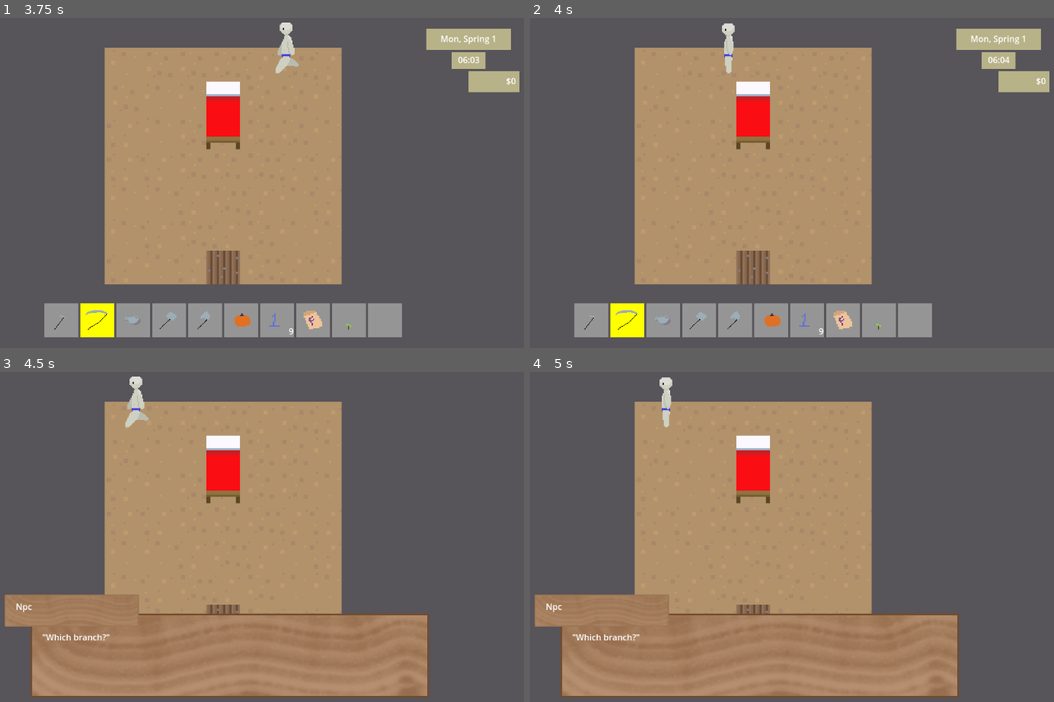
Above: before the commit, frames 1-4 (two rows, left to right).
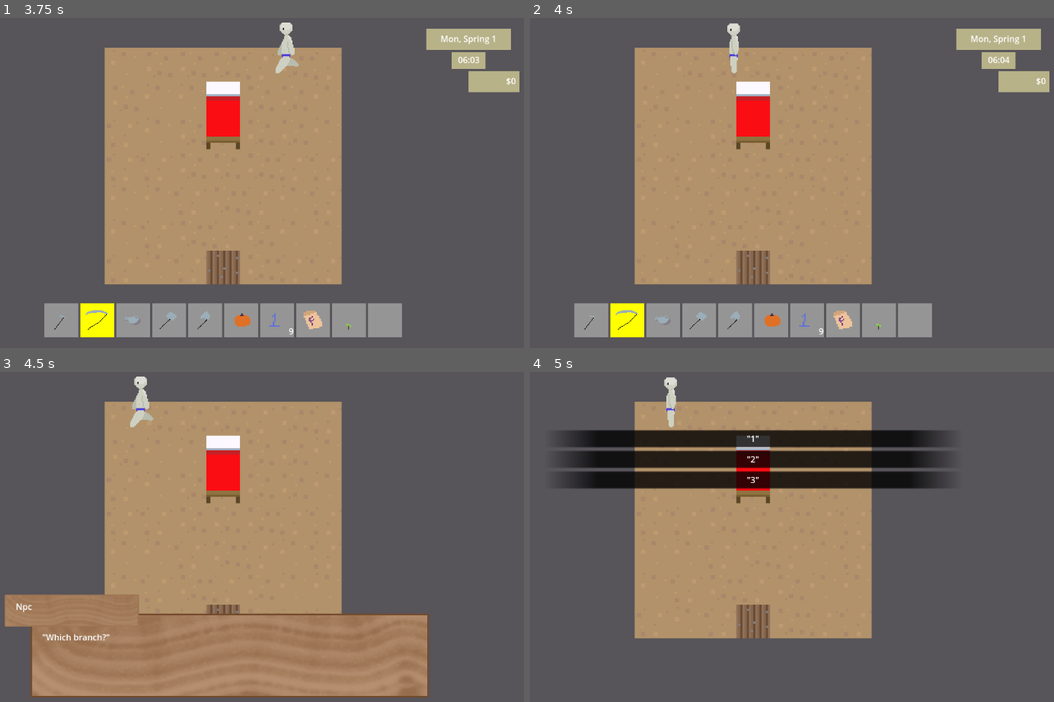
Above: after the commit, the same moments.

Repository: ellis-matthew4/farming-game-framework
Game: Godot game, scene res://scenes/map.tscn
The game is run twice, just before and just after one commit, with the same random seed, the same clock (stepped at 60 frames per second) and the same inputs.
Inputs (mouse positions are in pixels of both pictures, inside the frame that each line leads up to):
- Up to frame 1 (3.75 s): tap Enter at 0.5, 2 s; move the mouse to (62, 321) at 0.52 s; press the mouse at (62, 321) at 0.53 s; hold D (move_right) 0.53-1.28 s; tap E (ux_select, bound only before the commit) at 0.8, 1.35, 2.3 s; tap Space at 1.25, 2.75 s; move the mouse to (99, 321) at 1.27 s; release the mouse at (99, 321) at 1.28 s; hold S (move_down) 1.28-2.03 s; click (99, 321) at 1.55 s; move the mouse to (131, 321) at 2.02 s; press the mouse at (131, 321) at 2.03 s; hold D (move_right) 2.03-2.78 s; move the mouse to (167, 321) at 2.77 s; release the mouse at (167, 321) at 2.78 s; hold W (move_up) 2.78-3.53 s; tap Shift (ux_modify) at 2.85 s; click (167, 321) at 3.05 s; move the mouse to (204, 321) at 3.52 s; hold A (move_left) from 3.53 s (still down); tap Mouse wheel down (ux_mwd) at 3.6 s; click (204, 321) at 3.67 s
- Up to frame 2 (4 s): keep holding A (move_left); tap E (ux_select, bound only before the commit) at 3.8 s
- Up to frame 3 (4.5 s): keep holding A (move_left); tap P (debug_talk) at 4.15 s; move the mouse to (41, 484) at 4.27 s; tap Mouse wheel up (ux_mwu) at 4.35 s
- Up to frame 4 (5 s): keep holding A (move_left); click (571, 484) at 4.55 s

Frame 1 is identical in both runs. In frame 2, 0.3% of the frame differs, in the area x 36-41%, y 1-17%; in frame 3, 0.3%; in frame 4, 31%, in the area x 0-82%, y 1-99%.

Commit message:
finished events

Diff:
--- a/src/project.godot
+++ b/src/project.godot
@@ -109,6 +109,7 @@
 "deadzone": 0.5,
 "events": [Object(InputEventJoypadButton,"resource_local_to_scene":false,"resource_name":"","device":-1,"button_index":0,"pressure":0.0,"pressed":true,"script":null)
 , Object(InputEventMouseButton,"resource_local_to_scene":false,"resource_name":"","device":-1,"window_id":0,"alt_presse …(227 unchanged characters)…
+, Object(InputEventKey,"resource_local_to_scene":false,"resource_name":"","device":-1,"window_id":0,"alt_pressed":false,"shift_pressed":false,"ctrl_pressed":false,"meta_pressed":false,"pressed":false,"keycode":0,"physical_keycode":69,"key_label":0,"unicode":101,"echo":false,"script":null)
 ]
 }
 player_cancel={
@@ -168,12 +169,6 @@
 , Object(InputEventJoypadMotion,"resource_local_to_scene":false,"resource_name":"","device":-1,"axis":4,"axis_value":1.0,"script":null)
 ]
 }
-ux_select={
-"deadzone": 0.5,
-"events": [Object(InputEventKey,"resource_local_to_scene":false,"resource_name":"","device":-1,"window_id":0,"alt_pressed":false,"shift_pressed":false,"ctrl_pressed":false,"meta_pressed":false,"pressed":false,"keycode":0,"physical_keycode":69,"key_label":0,"unicode":101,"echo":false,"script":null)
-, Object(InputEventJoypadButton,"resource_local_to_scene":false,"resource_name":"","device":-1,"button_index":0,"pressure":0.0,"pressed":true,"script":null)
-]
-}
 ux_left_click={
 "deadzone": 0.5,
 "events": [Object(InputEventMouseButton,"resource_local_to_scene":false,"resource_name":"","device":-1,"window_id":0,"a …(241 unchanged characters)…
--- a/src/scripts/NPC.gd
+++ b/src/scripts/NPC.gd
@@ -32,6 +32,7 @@
 
 var buffered_anim
 var buffered_flip
+var event_mode = false
 
 signal turn(dir)
 signal walk
@@ -59,6 +60,9 @@
     birth_month = int(birthday.split('/')[0])
     birth_day = int(birthday.split('/')[1])
 
+func set_event_mode(mode):
+  event_mode = mode
+
 func _parse(data):
   var result = {}
   for key in data.keys():
@@ -69,10 +73,14 @@
   return result
 
 func teleport_based_on_schedule():
+  travel_stack = []
+  velocity = Vector2(0,0)
+  moving = false
   for t in schedule.keys():
     if int(t) > Globals.clock.time:
       var pos = schedule[t].back()
       global_position = Vector2(pos.x, pos.y)
+      origin = global_position
       return
   global_position = origin
 
@@ -126,9 +134,10 @@
       else:
         if !wandering:
           emit_signal('finished_traveling')
-          wandering = true
-          origin = global_position
-          _set_bounds()
+          if not event_mode:
+            wandering = true
+            origin = global_position
+            _set_bounds()
           rto_tick = return_to_origin_tick()
     else:
       velocity = target_vec() * Globals.WALK_SPEED / 2
@@ -140,12 +149,16 @@
       Vector2(origin.x + Globals.MAP_GRID_SIZE, global_position.y + Globals.MAP_GRID_SIZE),
     ]
 
+func _already_there(pos):
+  return global_position == Vector2(pos.x, pos.y)
+
 func _on_clock_tick():
   var time = str(Globals.clock.time)
   if schedule.has(time):
-    travel_stack.append_array(schedule[time])
-    moving = true
-    wandering = false
+    if not _already_there(schedule[time].back()):
+      travel_stack.append_array(schedule[time])
+      moving = true
+      wandering = false
   if rto_tick == int(time):
     if global_position == origin:
       return
--- a/src/scripts/globals.gd
+++ b/src/scripts/globals.gd
@@ -25,6 +25,7 @@
   set(value):
     if value == false:
       emit_signal('transition_queue_clear')
+var last_event_at = 0
 
 # Instances - Important dynamically-loaded "singletons"
 var player
@@ -155,6 +156,7 @@
   print("Setting weather to ", weather)
   calendar.parse_day(day)
   dialog_stack = DialogDatabase.get_stack()
+  last_event_at = 0
 
 func repopulate_quick_inventory():
   if is_instance_valid(menuLayer):
@@ -174,6 +176,7 @@
   menuLayer.xdl_call(label)
   await menuLayer.xdl_done
   movement_blocked = false
+  time_stopped = false
   get_tree().call_group('NPC', 'end_dialog')
 
 func npc_talk_label(label):
@@ -181,6 +184,7 @@
   menuLayer.xdl_call(label)
   await menuLayer.xdl_done
   movement_blocked = false
+  time_stopped = false
 
 func find_npc(id):
   for n in get_tree().get_nodes_in_group('NPC'):
--- a/src/scripts/ingame_menu.gd
+++ b/src/scripts/ingame_menu.gd
@@ -23,7 +23,7 @@
 
 func _process(delta):
   if focused_menu:
-    if Input.is_action_just_pressed("ux_select"):
+    if Input.is_action_just_pressed("player_interact"):
       instanced_menu.focus()
       focused_menu = false
     elif Input.is_action_just_pressed("ux_left"):
--- a/src/scripts/inventory_menu.gd
+++ b/src/scripts/inventory_menu.gd
@@ -69,7 +69,7 @@
         held_index = -1
       else:
         emit_signal("cancel")
-    elif (mouse_activity and Input.is_action_just_pressed("ux_left_click")) or Input.is_action_just_pressed("ux_select"):
+    elif (mouse_activity and Input.is_action_just_pressed("ux_left_click")) or Input.is_action_just_pressed("player_interact"):
       var idx = grid.get_current() - 1
       var n = InventoryGrid.get_child(idx)
       var item = n.item
--- a/src/scripts/loading_zone.gd
+++ b/src/scripts/loading_zone.gd
@@ -25,10 +25,14 @@
     emit_signal("player_exited", self)
 
 func _on_player_entered(zone):
+  if Globals.clock.time < Globals.last_event_at + 180:
+    return
   var event_id = ready_to_show_event()
   if event_id != null:
     await Globals.transition_queue_clear
+    Globals.last_event_at = Globals.clock.time
     Globals.npc_talk_label(event_id)
+    Globals.time_stopped = true
 
 
 func overlapping_npcs():
--- a/src/xdl/Display.gd
+++ b/src/xdl/Display.gd
@@ -75,7 +75,7 @@
     if len(stack) > 0: #Triggers upon calling or jumping
       if len(stack[0]) == 0:
         stack.pop_front()
-      if Input.is_action_just_pressed("ux_select"):
+      if Input.is_action_just_pressed("player_interact"):
         nextLine()
       elif skip:
         if len(stack) > 0:
@@ -83,7 +83,7 @@
             nextLine()
         else:
           end()
-    elif Input.is_action_just_pressed("ux_select") and working:
+    elif Input.is_action_just_pressed("player_interact") and working:
       end()
       # get_tree().call_group("playable_characters", "showGUI") #My games' command to show the HUD
   if Input.is_key_pressed(KEY_CTRL):
@@ -167,16 +167,25 @@
 func show_npc():
   var args = line['args']
   var n = Globals.find_npc(args[0])
+  n.travel_stack = []
+  n.velocity = Vector2(0,0)
+  n.moving = false
+  n.set_event_mode(true)
   if args[0] == 'player':
+    print('moving player')
     Globals.player.follow_dummy = true
   n.show()
   if args[4] == 'teleport':
-    n.global_position = Vector2(int(args[0]), int(args[1]))
+    n.travel_stack.append(Vector3(int(args[1]),int(args[2]),1))
   elif args[4] == 'walk':
-    n.travel_stack.append(Vector3(args[1],args[2],0))
-    var dir = _direction(args[3])
-    n.travel_stack.append(Vector3(dir.x, dir.y, 2))
-  await n.finished_traveling
+    n.travel_stack.append(Vector3(int(args[1]),int(args[2]),0))
+  var dir = _direction(args[3])
+  n.travel_stack.append(Vector3(dir.x, dir.y, 2))
+  n.moving = true
+  if n.moving:
+    print('waiting for ', args[0])
+    await n.finished_traveling
+    print('done waiting for ', args[0])
   Globals.player.follow_dummy = false
   nextLine()
 
@@ -199,8 +208,10 @@
 func cleanup_after_event():
   get_tree().call_group('NPC', 'show')
   get_tree().call_group('NPC', 'teleport_based_on_schedule')
+  get_tree().call_group('NPC', 'set_event_mode', false)
   var p = Globals.player
   p.show()
+  Globals.movement_blocked = false
   nextLine()
 
 func _call(label):
@@ -347,6 +358,7 @@
 func play():
   $AnimationPlayer.play(line["anim"])
   await $AnimationPlayer.animation_finished
+  print("Finished ", line["anim"])
   nextLine()
 
 func condition():
--- a/src/xdl/output/sample.json
+++ b/src/xdl/output/sample.json
@@ -1 +1 @@
-{"labels": {"sample_npc_interact1": [{"action": "dialogue",  …(1837 unchanged characters)… {"action": "show_npc", "args": ["npc", "688", "64", "left", "teleport"]}, {"action": "show_npc", "args": ["player", "-544", "16", "left", "teleport"]}, {"action": "play", "anim": "fadein"}, {"action": "window", "value": "show"}, {"action": "adialogue", "String": "\"Nice cock, bro.\""}, {"action": "cleanup_after_event"}]}}
+{"labels": {"sample_npc_interact1": [{"action": "dialogue",  …(1837 unchanged characters)… {"action": "show_npc", "args": ["npc", "-688", "64", "left", "teleport"]}, {"action": "show_npc", "args": ["player", "-544", "16", "left", "teleport"]}, {"action": "play", "anim": "fadein"}, {"action": "window", "value": "show"}, {"action": "dialogue", "char": "npc", "String": "\"Nice cock, bro.\""}, {"action": "window", "value": "hide"}, {"action": "show_npc", "args": ["npc", "-576", "64", "right", "walk"]}, {"action": "show_npc", "args": ["npc", "-576", "16", "right", "walk"]}, {"action": "window", "value": "show"}, {"action": "dialogue", "char": "npc", "String": "\"Mine's bigger.\""}, {"action": "window", "value": "hide"}, {"action": "play", "anim": "fadeout"}, {"action": "cleanup_after_event"}, {"action": "play", "anim": "fadein"}]}}
Not shown, changed: src/xdl/input/sample.txt
